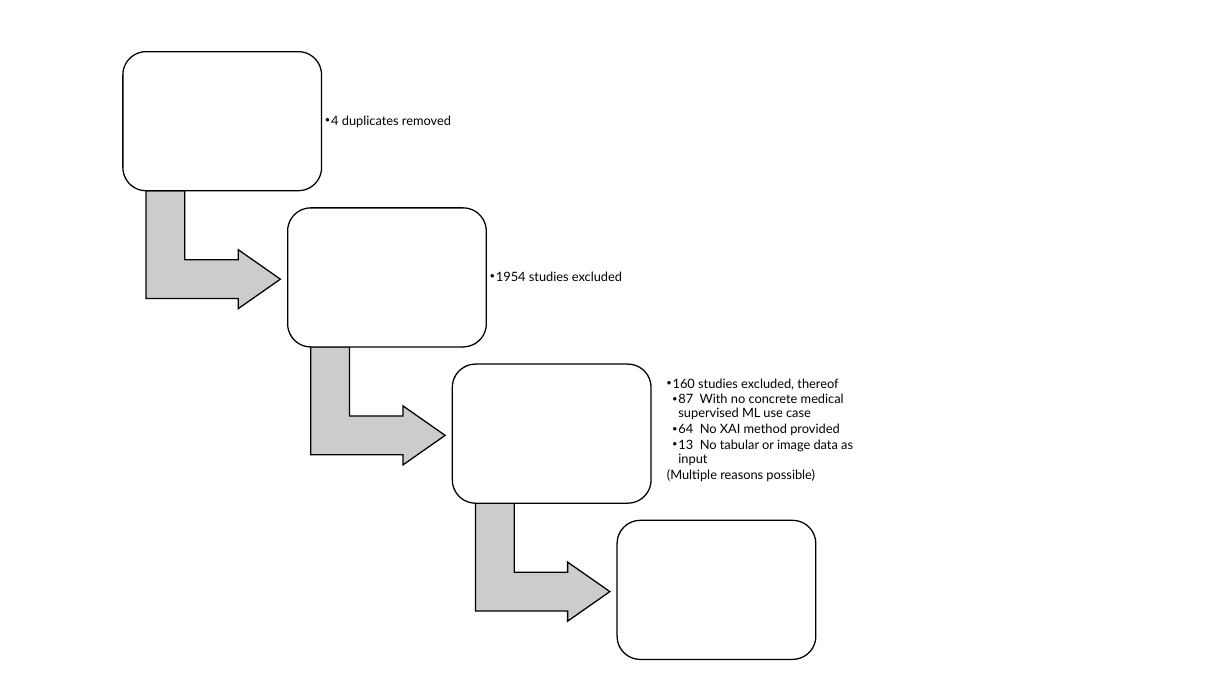
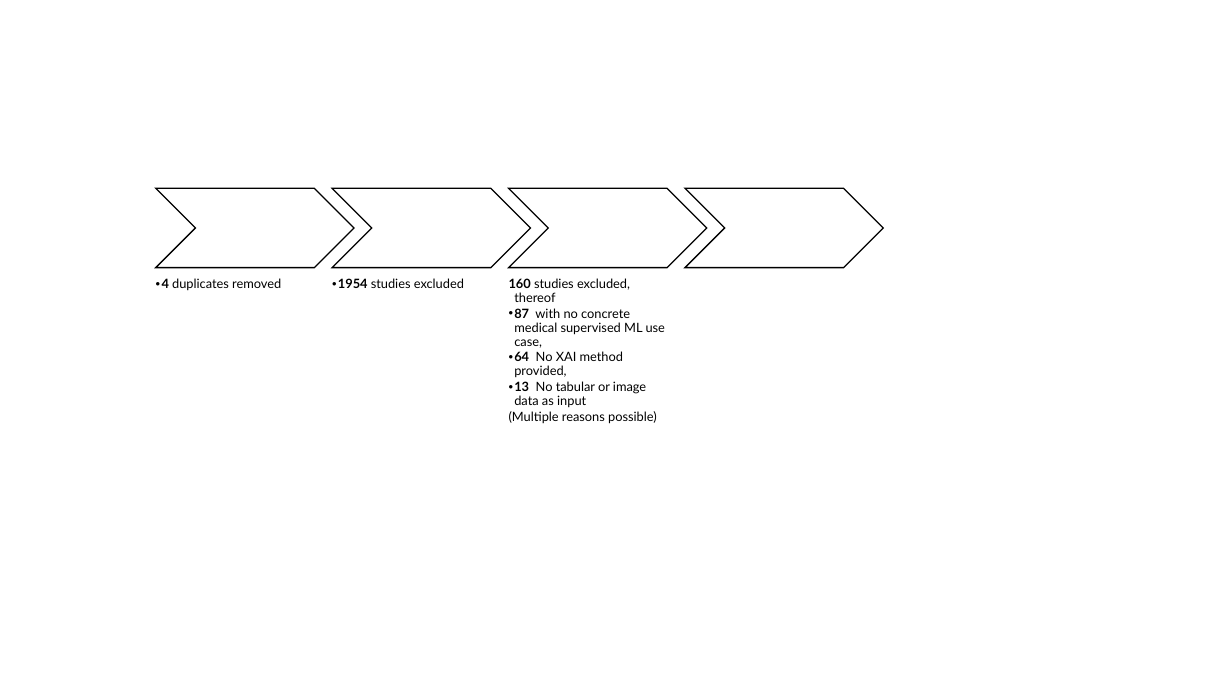
Before and after one commit to joa24jm/literature_review, a slide deck: slide 1 of plots/prisma-result.pptx. Drawn at 1232x693 pixels with LibreOffice and Linux fonts; fonts in the diff are those of the drawing. Boxes give left, top, right and bottom in pixels: in the first picture for what was removed or moved away, otherwise in the second. Text is boxed around its words. In the diff, an @@ line names an element or a change of style, - is before the commit and + after.

```diff
--- a/plots/prisma-result.pptx
+++ b/plots/prisma-result.pptx
@@ group added at [156,189,884,268]: 4 chevrons @@
@@ text "4 duplicates removed": place and size @@
-text "4 duplicates removed" at [331,115,451,128]
+text "4 duplicates removed" at [162,278,281,291]
@@ text "4 duplicates removed" at [162,278,281,291]: bold on in "4"; vertical alignment middle to top @@
@@ text "1954 studies excluded": place and size @@
-text "1954 studies excluded" at [496,271,622,281]
+text "1954 studies excluded" at [338,278,464,288]
@@ text "1954 studies excluded" at [338,278,464,288]: bold on in "1954"; vertical alignment middle to top @@
@@ text "160 studies excluded, thereof": place and size @@
-text "160 studies excluded, thereof" at [667,378,853,481]
+text "160 studies excluded, thereof" at [509,278,665,424]
@@ text "160 studies excluded, thereof" at [509,278,665,424]: vertical alignment middle to top @@
@@ text at [509,278,646,408]: bold on in "160", "13"; bullet • to none; list level 3 to 2 in "13 No tabular or image ..." @@
@@ text at [514,308,665,378]: text changed @@
-    • 87 With no concrete medical supervised ML use case
-    • 64 No XAI method provided
+  • 87 with no concrete medical supervised ML use case,
+  • 64 No XAI method provided,
@@ group removed at [123,52,816,660]: 4 rounded rectangles, 3 bent up arrows @@
```
Also in this commit, not shown: 2 other files.
